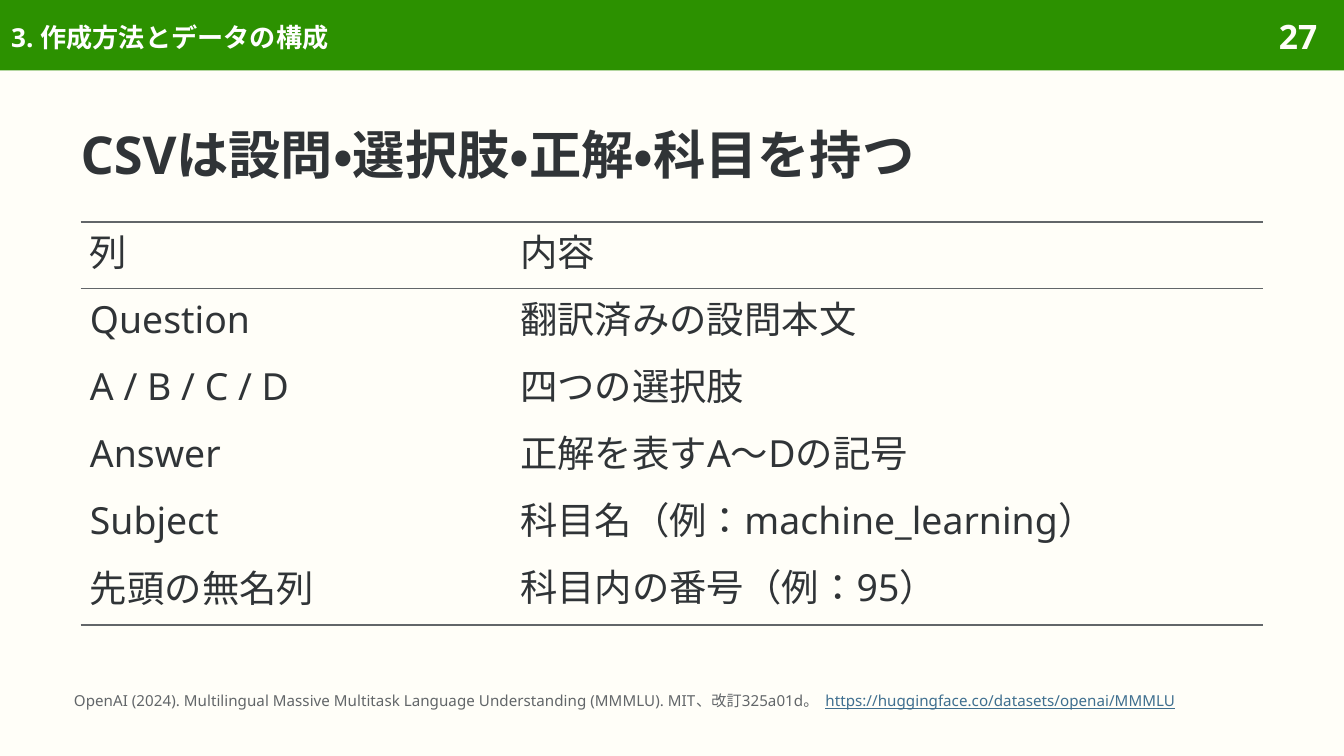
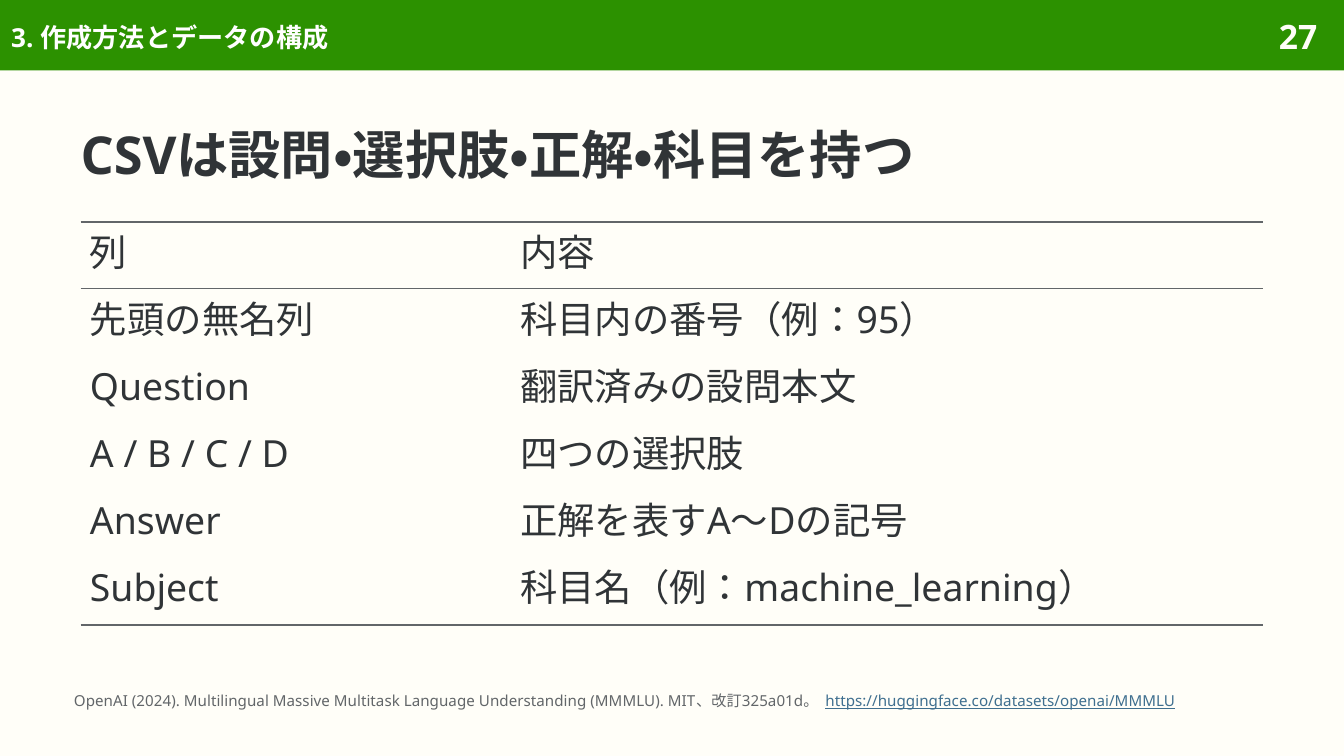
Before and after one commit to sasakiy84/datasets-in-10-minutes, a slide deck: slide 27 of slides/datasets-in-10-minutes-mmmlu.pptx. Drawn at 1344x756 pixels with LibreOffice and Linux fonts; fonts in the diff are those of the drawing. Boxes give left, top, right and bottom in pixels: in the first picture for what was removed or moved away, otherwise in the second. Text is boxed around its words. In the diff, an @@ line names an element or a change of style, - is before the commit and + after.

```diff
--- a/slides/datasets-in-10-minutes-mmmlu.pptx
+++ b/slides/datasets-in-10-minutes-mmmlu.pptx
@@ table at (81,222,1263,625) @@
+row 2: 先頭の無名列 | 科目内の番号（例：95）
-row 6: 先頭の無名列 | 科目内の番号（例：95）
```
Also in this commit, not shown: 2 other slides changed, 7 other files.
